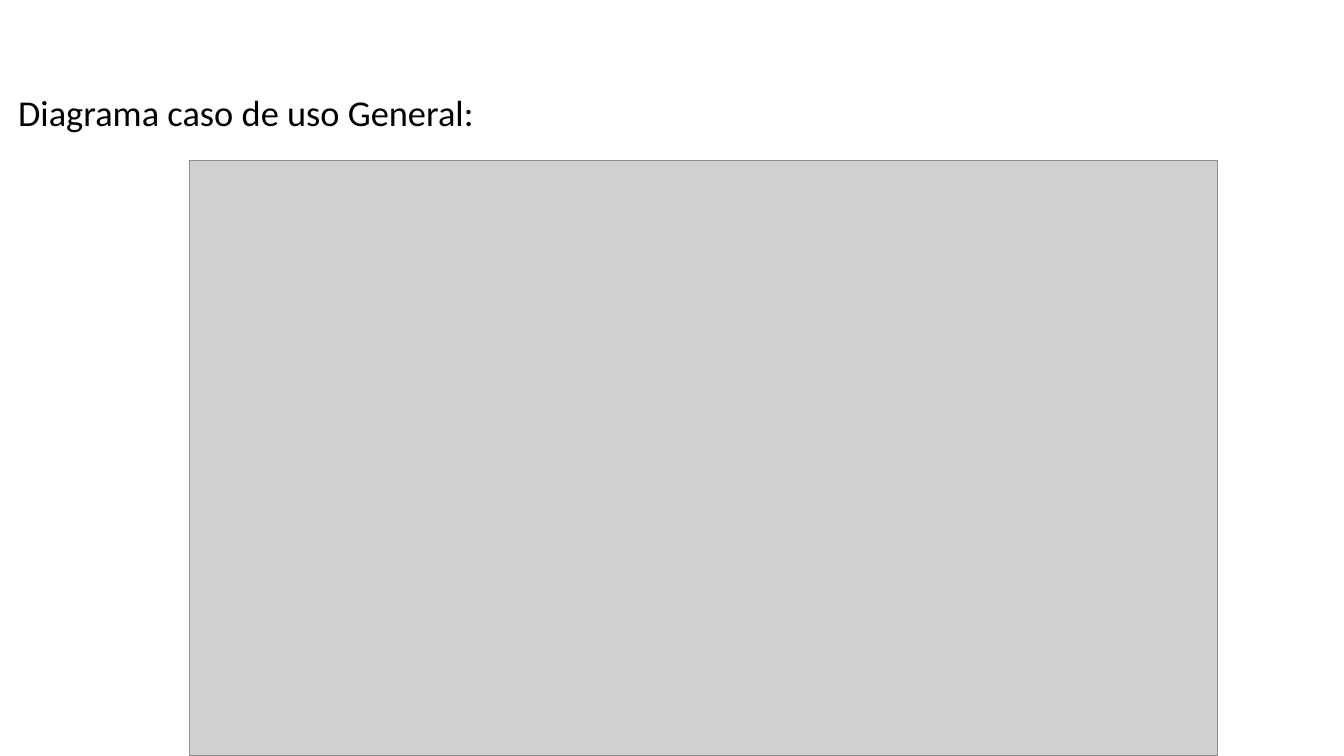
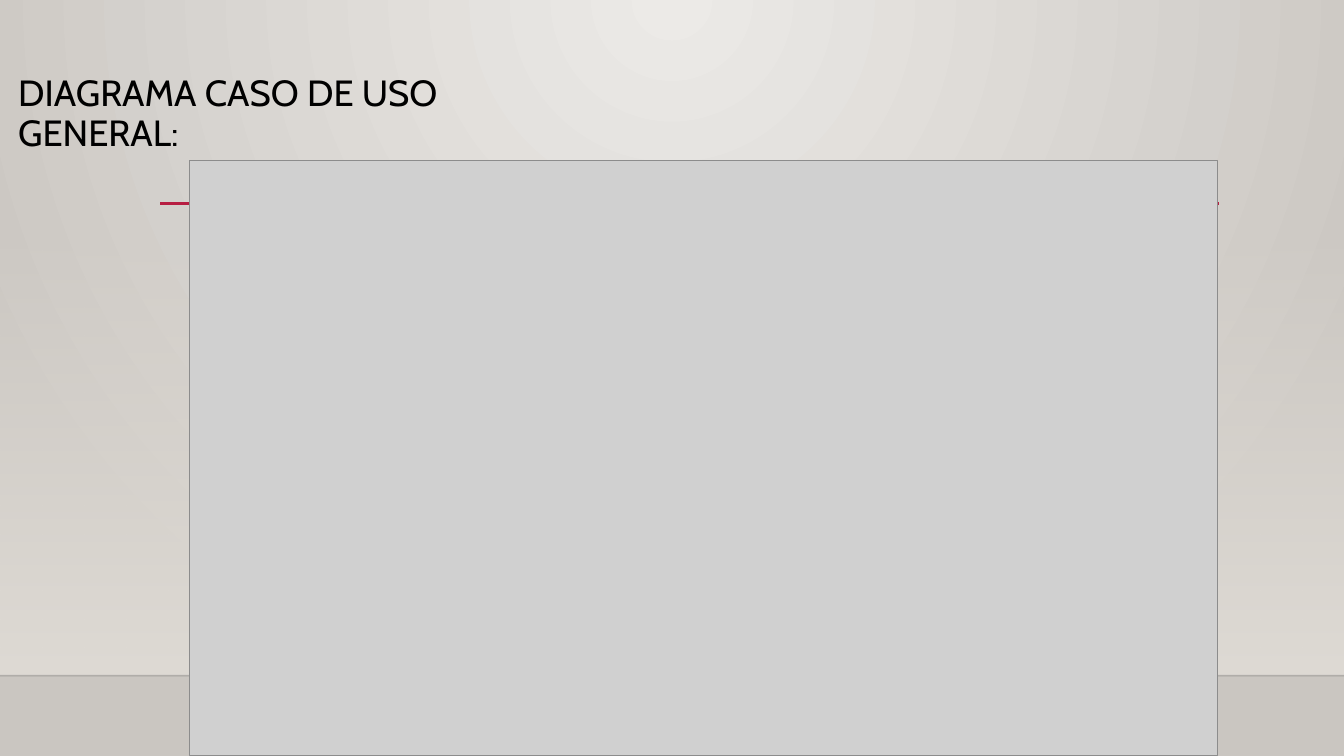
Before and after one commit to WilldiazRaM/app_AhorraLuz, a slide deck: slide 8 of Fase 1/Evidencias Grupales/Presentacion1.pptx. Drawn at 1344x756 pixels with LibreOffice and Linux fonts; fonts in the diff are those of the drawing; grey boxes stand for pictures; background and template pictures are left out. Boxes give left, top, right and bottom in pixels: in the first picture for what was removed or moved away, otherwise in the second. Text is boxed around its words. In the diff, an @@ line names an element or a change of style, - is before the commit and + after.

```diff
--- a/Fase 1/Evidencias Grupales/Presentacion1.pptx
+++ b/Fase 1/Evidencias Grupales/Presentacion1.pptx
@@ background picture (left out) to gradient #ECEAE7 to #CAC7C1 @@
@@ title at [18, 80, 438, 147]: text changed; font Calibri to Cabin @@
-Diagrama caso de uso General:
+DIAGRAMA CASO DE USO GENERAL:
@@ line added from (160, 204) to (1220, 204), #B71E42 2.5 pt @@
@@ rectangle added at [0, 223, 1344, 676], fill gradient #DFDBD5 @@
@@ line added from (0, 676) to (1344, 676), #000001 1 pt @@
```
Also in this commit, not shown: 16 other slides changed.
